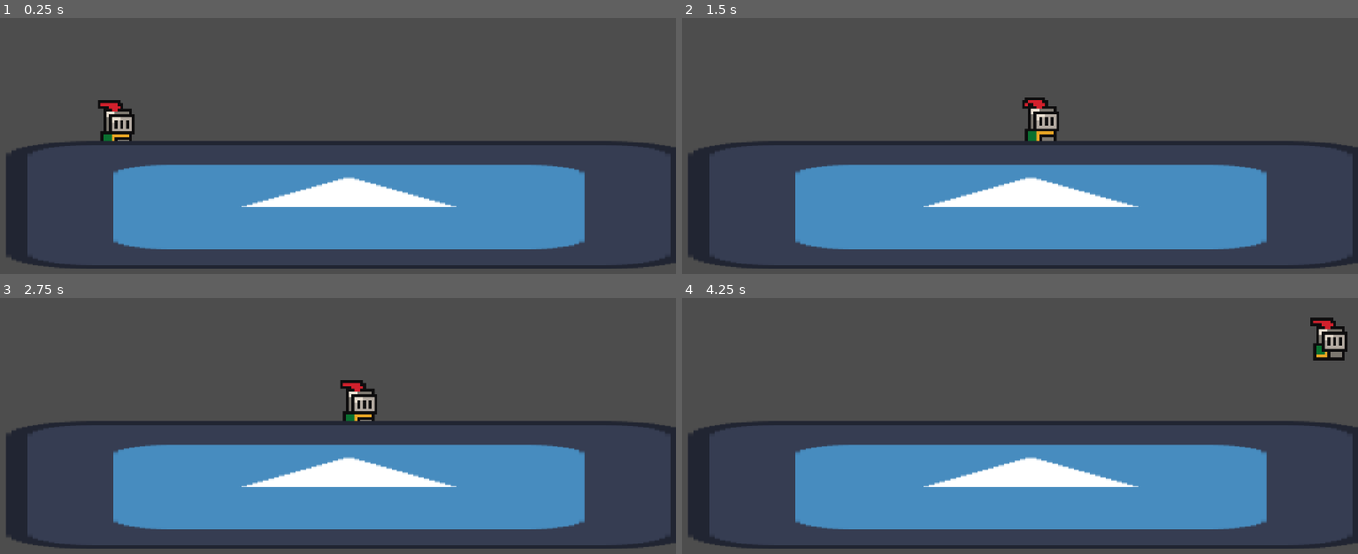
Above: before the commit, frames 1-4 (two rows, left to right).
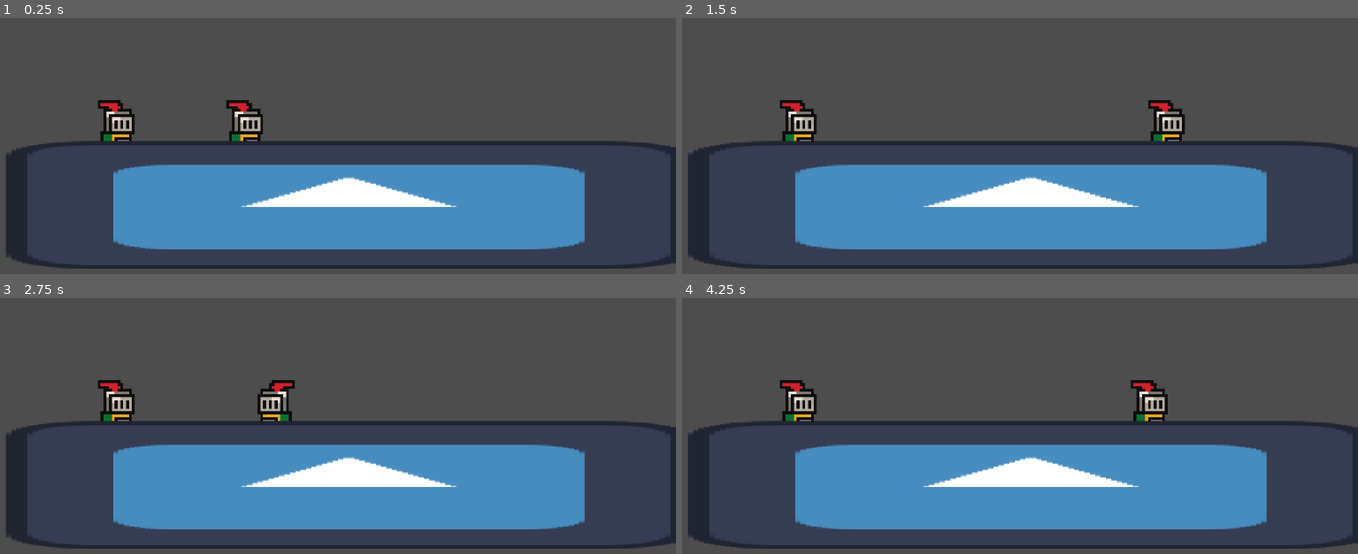
Above: after the commit, the same moments.

Repository: jible/Platform-fighter
Game: Godot game, scene res://scenes/test_scene.tscn
The game is run twice, just before and just after one commit, with the same random seed, the same clock (stepped at 60 frames per second) and the same inputs. The engine's default icon, where the game draws it, is replaced by a stand-in: a white triangle on a blue panel in a dark square.
Inputs:
- Up to frame 1 (0.25 s): no input
- Up to frame 2 (1.5 s): tap Enter at 0.5 s; hold D (move_right) from 0.53 s (still down); tap Shift at 0.6 s; tap Space at 0.77 s; tap E at 1.35 s
- Up to frame 3 (2.75 s): tap Space at 1.52 s; release D (move_right) at 2.03 s; hold A (move_left) from 2.03 s (still down); tap Shift at 2.1 s
- Up to frame 4 (4.25 s): release A (move_left) at 2.78 s; hold D (move_right) from 2.78 s (still down); tap E at 2.85 s; tap Space at 3.02, 3.77 s; tap Shift at 3.6 s

The runs differ from the first frame. In frame 1, 0.7% of the frame differs, in the area x 33-39%, y 32-49%; in frame 2, 2.1%; in frame 3, 2.0%; in frame 4, 2.1%, in the area x 14-99%, y 7-49%.

Commit message:
Mobility Manager updated to be tick based

Diff:
--- a/platform-fighter/characters/base_character.tscn
+++ b/platform-fighter/characters/base_character.tscn
@@ -101,7 +101,6 @@
 sprite_manager = NodePath("../SpriteManager")
 input_handler = NodePath("../InputHandler")
 
-[connection signal="player_number_set" from="." to="CharacterBody" method="_on_base_character_player_number_set"]
 [connection signal="landed" from="CharacterBody" to="CharacterBody" method="_on_landed"]
 [connection signal="lock_level_changed" from="CharacterBody" to="CharacterBody/BehaviorManager" method="_on_base_player_lock_level_changed"]
 [connection signal="knockback" from="CharacterBody/Health" to="CharacterBody" method="_on_health_knockback"]
--- a/platform-fighter/characters/test_character/test_character.tscn
+++ b/platform-fighter/characters/test_character/test_character.tscn
@@ -275,7 +275,7 @@
 
 [node name="SpriteManager" parent="." index="1"]
 sprite_frames = ExtResource("3_6ropc")
-animation = &"Dash"
+animation = &"Punch"
 
 [node name="Punch" type="Node2D" parent="SpriteManager/StateMachine" index="0" node_paths=PackedStringArray("base_character", "state_machine", "character_body")]
 script = ExtResource("3_cu1ws")
@@ -284,7 +284,7 @@
 character_body = NodePath("../../../CharacterBody")
 state_type = 2
 can_turn_around = false
-anim_target_frame_rate = 5.0
+anim_target_frame_rate = 12.0
 metadata/_custom_type_script = "uid://cmitgdh8qbd2q"
 
 [node name="hitbox" parent="SpriteManager/StateMachine/Punch" index="0" node_paths=PackedStringArray("collision_shape", "base_character") instance=ExtResource("5_ktjrq")]
@@ -315,7 +315,7 @@
 state_machine = NodePath("..")
 character_body = NodePath("../../../CharacterBody")
 loop = true
-anim_target_frame_rate = 5.0
+anim_target_frame_rate = 12.0
 metadata/_custom_type_script = "uid://cmitgdh8qbd2q"
 
 [node name="Jump" type="Node2D" parent="SpriteManager/StateMachine" index="3" node_paths=PackedStringArray("base_character", "state_machine", "character_body")]
@@ -324,7 +324,7 @@
 state_machine = NodePath("..")
 character_body = NodePath("../../../CharacterBody")
 can_turn_around = false
-anim_target_frame_rate = 5.0
+anim_target_frame_rate = 12.0
 metadata/_custom_type_script = "uid://cmitgdh8qbd2q"
 
 [node name="Walk" type="Node2D" parent="SpriteManager/StateMachine" index="4" node_paths=PackedStringArray("base_character", "state_machine", "character_body")]
@@ -332,6 +332,7 @@
 base_character = NodePath("../../..")
 state_machine = NodePath("..")
 character_body = NodePath("../../../CharacterBody")
+anim_target_frame_rate = 12.0
 metadata/_custom_type_script = "uid://cmitgdh8qbd2q"
 
 [node name="Aerial" type="Node2D" parent="SpriteManager/StateMachine" index="5" node_paths=PackedStringArray("base_character", "state_machine", "character_body")]
@@ -340,7 +341,8 @@
 state_machine = NodePath("..")
 character_body = NodePath("../../../CharacterBody")
 can_turn_around = false
-anim_target_frame_rate = 5.0
+loop = true
+anim_target_frame_rate = 12.0
 metadata/_custom_type_script = "uid://cmitgdh8qbd2q"
 
 [node name="Hurtbox" type="Area2D" parent="SpriteManager" index="1" node_paths=PackedStringArray("base_character", "character_body")]
--- a/platform-fighter/components/for_characters/physics_related/character_body.gd
+++ b/platform-fighter/components/for_characters/physics_related/character_body.gd
@@ -38,13 +38,13 @@
 var input_dir: float = 0
 @export var jump_vel = 800
 @export var jump_horizontal_impulse = 5000
-@export var grounded_acceleration = 1500
-@export var aeriel_acceleration = 900
-@export var gravity_force = 4500
+@export var grounded_acceleration = 25
+@export var aeriel_acceleration = 15
+@export var gravity_force = 75
 
 # fraction of velocity removed each second
-@export var grounded_drag = 20
-@export var aeriel_drag = 2
+@export var grounded_drag = .3
+@export var aeriel_drag = .03
 @export var max_horizontal_velocity = 500
 @export var max_vertical_velocity = 800
 @export var velocity_threshold = .5
@@ -57,13 +57,13 @@
 	collision_layer = 0
 	collision_mask = 1 << 0
 
-func _physics_process(delta):# State Decides the movement processes that occur each frame
+func _physics_process(_delta):# State Decides the movement processes that occur each frame
 	# The default movement process is:
 	# Normal movmenet process
 	input_dir = input_handler.get_left_stick().x
 
 	for process in state_processes[current_state_type]:
-		process.call(delta)
+		process.call()
 	move_and_slide()
 
 	grounded = is_on_floor()
@@ -72,37 +72,37 @@
 		grounded = true
 
 
-func standard_movement_process(delta):
+func standard_movement_process():
 	var acceleration = grounded_acceleration if is_on_floor() else aeriel_acceleration
 	# If the player attempts to accelerate in the direction they are already traveling
 	if sign(input_dir) == sign(velocity.x):
 		# If they are below the max velocity, increase the velocity and cap it.
 		if abs(velocity.x) < max_horizontal_velocity:
-			velocity.x += acceleration * input_dir * delta
+			velocity.x += acceleration * input_dir
 			velocity.x = clamp(velocity.x, -max_horizontal_velocity, max_horizontal_velocity)
 	else:
 		# If they are trying to turn around, give them a kick
-		velocity.x += acceleration * input_dir * delta * 5
+		velocity.x += acceleration * input_dir * 5
 
-func standard_drag_process(delta):
+func standard_drag_process():
 	# If there is no input, apply drag
 	if input_dir == 0 or abs(velocity.x) > max_horizontal_velocity:
 		var drag = grounded_drag if is_on_floor() else aeriel_drag
-		velocity.x -= velocity.x * delta * drag
+		velocity.x -= velocity.x * drag
 		if abs(velocity.x) < velocity_threshold:
 			velocity.x = 0
 
-func no_control_drag_process(delta):
+func no_control_drag_process():
 	# If there is no input, apply drag
 	var drag = grounded_drag if is_on_floor() else aeriel_drag
-	velocity.x -= velocity.x * delta * drag
+	velocity.x -= velocity.x * drag
 	if abs(velocity.x) < velocity_threshold:
 		velocity.x = 0
 
-func standard_gravity_process(delta):
+func standard_gravity_process():
 	if grounded:
 		return
-	velocity.y += gravity_force * delta
+	velocity.y += gravity_force
 	if velocity.y > max_vertical_velocity:
 		velocity.y = max_vertical_velocity
 
@@ -118,9 +118,6 @@
 		add_capped_velocity_impulse(Vector2(jump_horizontal_impulse * sign(input_dir), 0) )
 	else:
 		return
-
-
-
 
 
 func _on_landed():
--- a/platform-fighter/project.godot
+++ b/platform-fighter/project.godot
@@ -22,6 +22,7 @@
 [display]
 
 window/stretch/aspect="expand"
+window/vsync/vsync_mode=0
 
 [dotnet]
 
--- a/platform-fighter/scenes/test_scene.tscn
+++ b/platform-fighter/scenes/test_scene.tscn
@@ -1,16 +1,12 @@
-[gd_scene load_steps=8 format=3 uid="uid://bu3j6k8wggx17"]
+[gd_scene load_steps=6 format=3 uid="uid://bu3j6k8wggx17"]
 
 [ext_resource type="Texture2D" uid="uid://dtk1g11hitpmo" path="res://assets/images/icon.svg" id="1_j8ivh"]
 [ext_resource type="Script" uid="uid://cg5i8bu2gpf66" path="res://scenes/test_scene.gd" id="1_nd71p"]
 [ext_resource type="PackedScene" uid="uid://mbd7hr8paxe0" path="res://scenes/play_scene.tscn" id="3_qjeyg"]
-[ext_resource type="Script" uid="uid://bm3an7ro8eqsd" path="res://components/for_characters/hitbox_hurtbox/hurtbox.gd" id="4_7ddre"]
 [ext_resource type="PackedScene" uid="uid://dy4tuhm6pr8b3" path="res://characters/test_character/test_character.tscn" id="5_qjeyg"]
 
 [sub_resource type="RectangleShape2D" id="RectangleShape2D_7ddre"]
 size = Vector2(123, 120)
-
-[sub_resource type="CircleShape2D" id="CircleShape2D_qjeyg"]
-radius = 561.97
 
 [node name="TestScene" type="Node2D"]
 script = ExtResource("1_nd71p")
@@ -21,9 +17,15 @@
 keyboard_char_num = 1
 
 [node name="TestCharacter" parent="PlayScene/CharacterHolder" index="0" node_paths=PackedStringArray("play_scene_manager") instance=ExtResource("5_qjeyg")]
-position = Vector2(-1077, -52)
+position = Vector2(-401.505, -52)
 team_number = 1
 player_number = 1
+play_scene_manager = NodePath("../..")
+
+[node name="TestCharacter2" parent="PlayScene/CharacterHolder" index="1" node_paths=PackedStringArray("play_scene_manager") instance=ExtResource("5_qjeyg")]
+position = Vector2(-1077, -52)
+team_number = 2
+player_number = 2
 play_scene_manager = NodePath("../..")
 
 [node name="stage" type="StaticBody2D" parent="PlayScene"]
@@ -40,14 +42,7 @@
 scale = Vector2(6.38, 1.195)
 texture = ExtResource("1_j8ivh")
 
-[node name="Hurtbox" type="Area2D" parent="PlayScene"]
-collision_layer = 4
-collision_mask = 0
-script = ExtResource("4_7ddre")
-metadata/_custom_type_script = "uid://bm3an7ro8eqsd"
-
-[node name="CollisionShape2D" type="CollisionShape2D" parent="PlayScene/Hurtbox"]
-position = Vector2(1040, -355)
-shape = SubResource("CircleShape2D_qjeyg")
+[connection signal="player_number_set" from="PlayScene/CharacterHolder/TestCharacter" to="PlayScene/CharacterHolder/TestCharacter/CharacterBody" method="_on_base_character_player_number_set"]
+[connection signal="player_number_set" from="PlayScene/CharacterHolder/TestCharacter2" to="PlayScene/CharacterHolder/TestCharacter2/CharacterBody" method="_on_base_character_player_number_set"]
 
 [editable path="PlayScene"]
